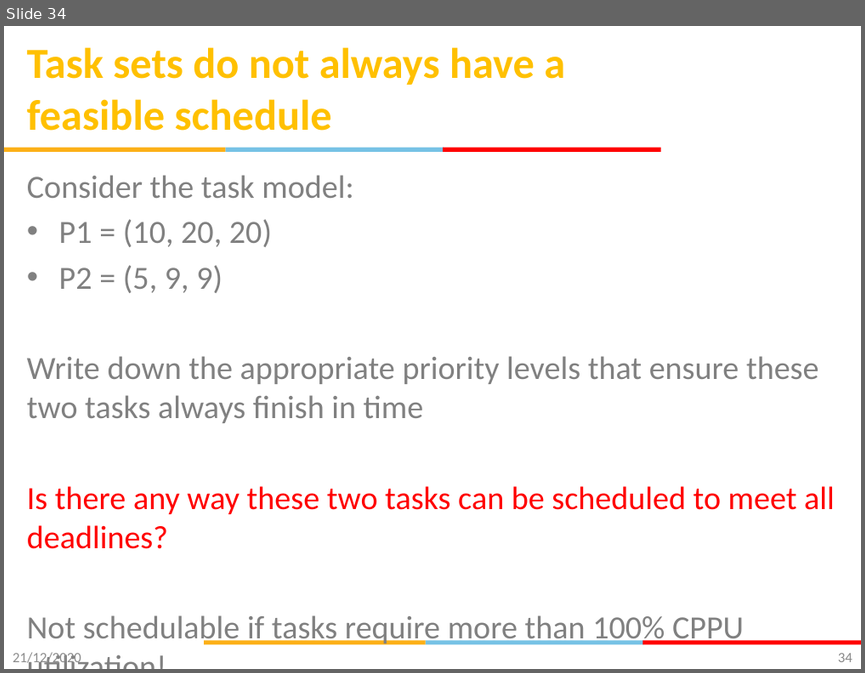
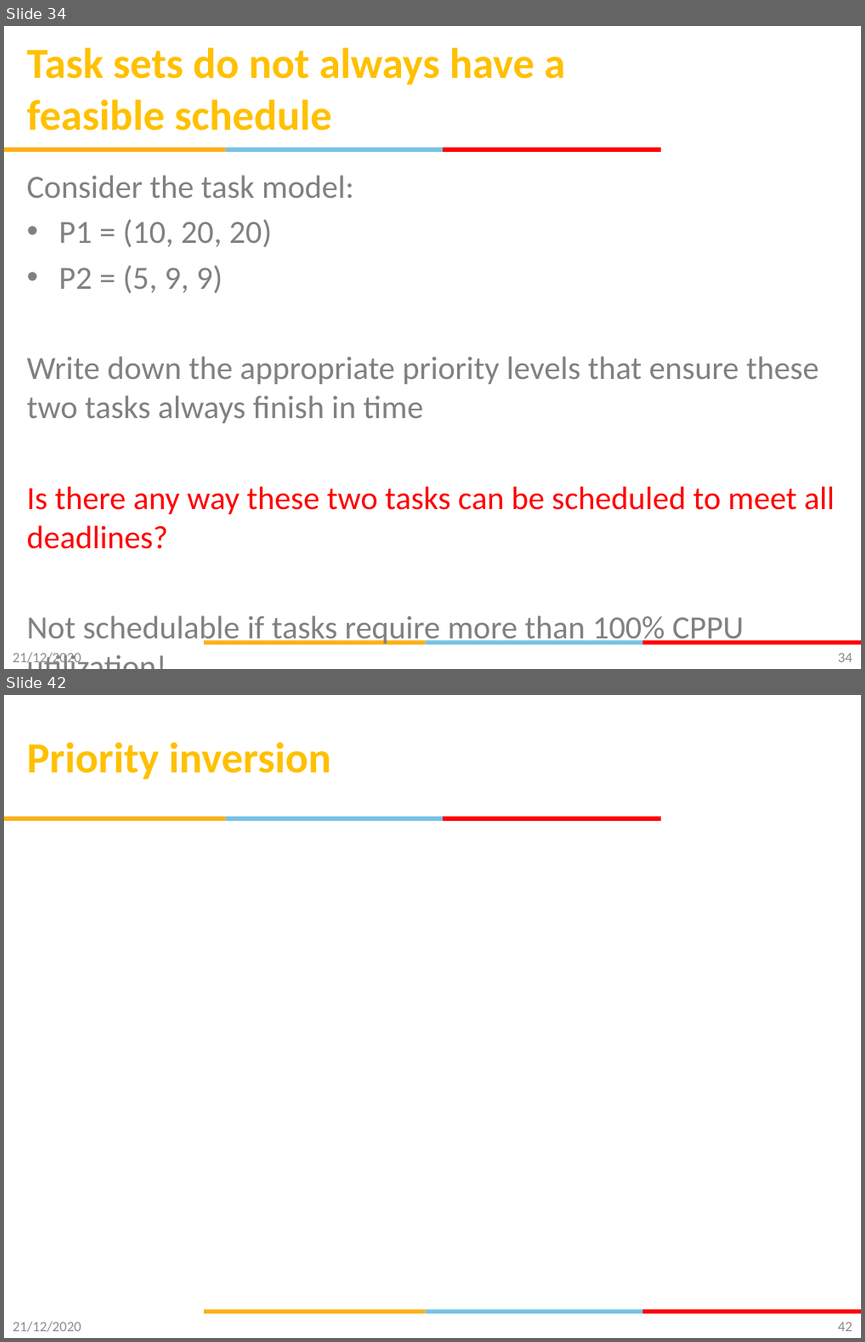
Before and after one commit to gsaurabhr-teaching/csg523-material, a slide deck: Lec-20-22-rtos-scheduling.pptx. Shown one above the other, each under a label of ours: slide 34 before the commit, slides 34 and 42 after it; the slides between them are not shown. The pictures are 865x673 and 865x1342 pixels, drawn with LibreOffice and Linux fonts; fonts in the diff are those of the drawing; background and template pictures are left out. Boxes give left, top, right and bottom in pixels: in the first picture for what was removed or moved away, otherwise in the second. Text is boxed around its words. In the diff, an @@ line names an element or a change of style, - is before the commit and + after.

```diff
--- a/Lec-20-22-rtos-scheduling.pptx
+++ b/Lec-20-22-rtos-scheduling.pptx
@@ slide 42 added at <box>4,695,861,1338</box>, background #FFFFFF; not listed: 6 template elements that a slide beside it also shows @@
@@ title added at <box>27,742,331,779</box>, 36 pt, text #FFC000, bold @@
+Priority inversion
@@ text added at <box>12,1321,81,1332</box>, 12 pt, text #8C8C8C @@
+21/12/2020
@@ page number added at <box>838,1321,852,1331</box>, 12 pt, text #898989 @@
+42
```
Also in this commit, not shown: 3 slides changed, 5 other slides added.
